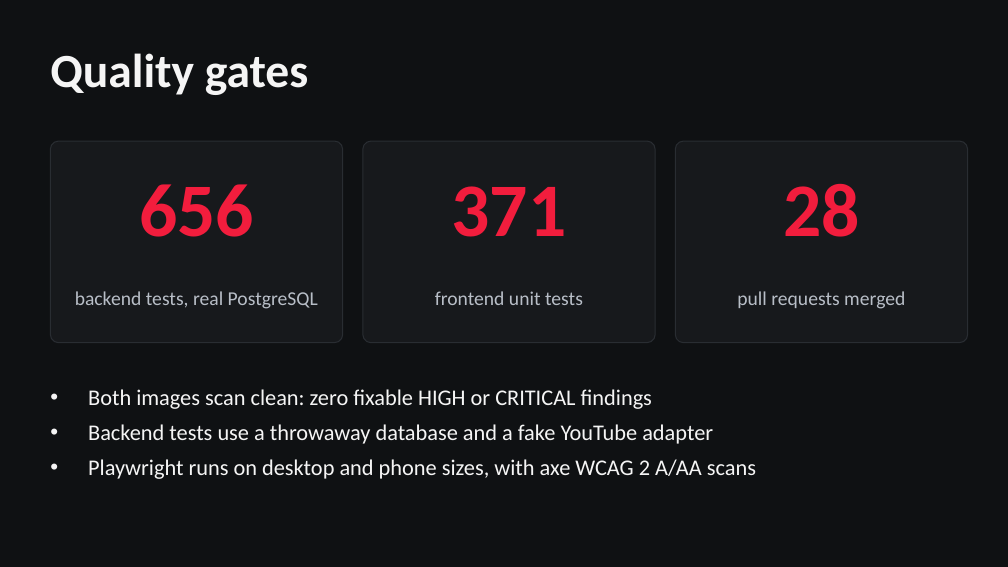
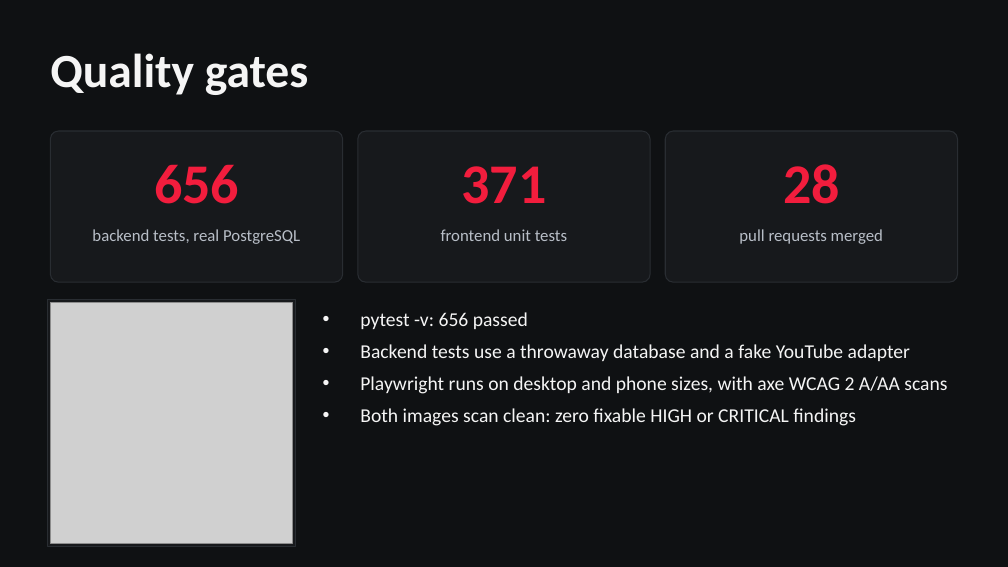
Before and after one commit to Avishkar74/StudAura, a slide deck: slide 13 of demo/StudAura-presentation.pptx (slide 11 before the commit). Drawn at 1008x567 pixels with LibreOffice and Linux fonts; fonts in the diff are those of the drawing; grey boxes stand for pictures. Boxes give left, top, right and bottom in pixels: in the first picture for what was removed or moved away, otherwise in the second. Text is boxed around its words. In the diff, an @@ line names an element or a change of style, - is before the commit and + after.

Commit message:
docs: grid evidence in the README, submission guide, deck with screenshots (#44)
All screenshots, clickable grids in the README, a module-by-module submission guide and a 14-slide deck that uses the screenshots; resource counts corrected to 35.

```diff
--- a/demo/StudAura-presentation.pptx
+++ b/demo/StudAura-presentation.pptx
@@ text "656": place and size @@
-text "656" at bbox=[139, 184, 254, 237]
+text "656" at bbox=[154, 164, 239, 204]
@@ rounded rectangle: place and size @@
-rounded rectangle at bbox=[50, 141, 343, 343]
+rounded rectangle at bbox=[50, 131, 343, 282]
@@ text "371": place and size @@
-text "371" at bbox=[452, 186, 567, 237]
+text "371" at bbox=[461, 166, 546, 204]
@@ rounded rectangle: place and size @@
-rounded rectangle at bbox=[363, 141, 655, 343]
+rounded rectangle at bbox=[358, 131, 650, 282]
@@ size 54 to 40 pt in 3 elements at bbox=[154, 164, 239, 204], bbox=[461, 166, 546, 204], bbox=[783, 164, 840, 204] @@
@@ text "28": place and size @@
-text "28" at bbox=[783, 184, 860, 237]
+text "28" at bbox=[783, 164, 840, 204]
@@ proportions changed in 3 elements at bbox=[50, 131, 343, 282], bbox=[358, 131, 650, 282], bbox=[665, 131, 958, 282] @@
@@ rounded rectangle: place and size @@
-rounded rectangle at bbox=[675, 141, 968, 343]
+rounded rectangle at bbox=[665, 131, 958, 282]
@@ text "backend tests, real PostgreSQL": place and size @@
-text "backend tests, real PostgreSQL" at bbox=[75, 291, 318, 309]
+text "backend tests, real PostgreSQL" at bbox=[92, 229, 300, 244]
@@ text "frontend unit tests": place and size @@
-text "frontend unit tests" at bbox=[435, 291, 583, 305]
+text "frontend unit tests" at bbox=[441, 229, 567, 241]
@@ size 14 to 12 pt; vertical alignment middle to top in 3 elements at bbox=[92, 229, 300, 244], bbox=[441, 229, 567, 241], bbox=[739, 229, 883, 244] @@
@@ text "pull requests merged": place and size @@
-text "pull requests merged" at bbox=[737, 291, 905, 309]
+text "pull requests merged" at bbox=[739, 229, 883, 244]
@@ rectangle added at bbox=[47, 299, 295, 546], fill #17191C, outline #292D32 1 pt @@
@@ picture added at bbox=[50, 302, 292, 543] @@
@@ text "pytest -v: 656 passed": place and size @@
-text "pytest -v: 656 passed" at bbox=[88, 389, 756, 479]
+text "pytest -v: 656 passed" at bbox=[360, 312, 947, 426]
@@ text at bbox=[360, 312, 528, 329]: text changed; size 16 to 14 pt @@
-• Both images scan clean: zero fixable HIGH or CRITICAL findings
+• pytest -v: 656 passed
@@ text at bbox=[360, 344, 947, 394]: size 16 to 14 pt in "Backend tests use a throwaway database and ...", "Playwright runs on desktop and phone sizes, ..." @@
@@ text at bbox=[360, 408, 856, 426]: paragraph added @@
+• Both images scan clean: zero fixable HIGH or CRITICAL findings
```
Also in this commit, not shown: 7 other slides changed, 4 slides added, 2 slides removed, 29 other files.
